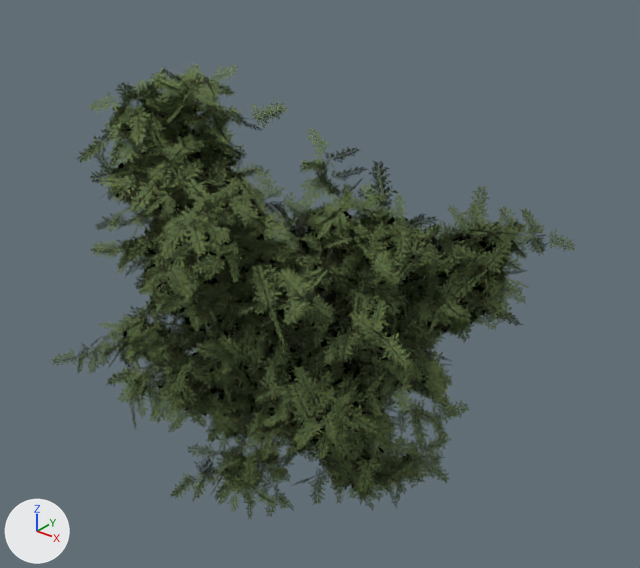
The glTF model godot/assets/models/willow_leaf.glb as it was, and as the next commit left it.
One viewpoint serves both versions: a camera (50 mm lens) standing at (12.06, -13.85, 16.59) and looking at (-0.05, 1.29, 7.2). The axes (+X, +Y, +Z) are drawn at lower left. The lights are the same throughout. The picture after the commit comes second.

Names of what the first picture shows: 'willow_a', 'willow_b'.
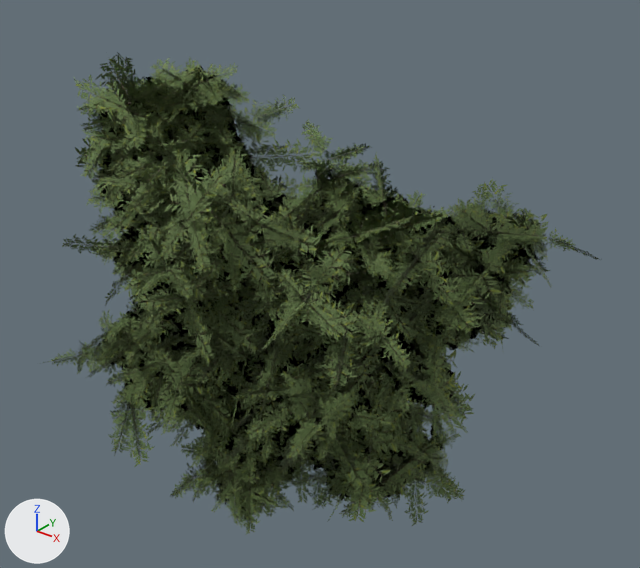
Location of each change, [x1, y1, x2, y2] in pixels of the pictures (640 x 568 px):
'willow_a_l2', added: after [62, 52, 600, 522]
'willow_a_l1', added: after [77, 58, 548, 526]
'willow_b_l1', added: after [43, 119, 534, 534]
'willow_b_l2', added: after [98, 174, 509, 528]

What changed in the scene script:
```text
Add me_willow_b_l2_l:
    me_willow_b_l2_l.from_pydata(...)  # 1360 vertices, 680 faces; spans x -6.13..4.41, y -3.51..5.53, z 1.12..10.86
    me_willow_b_l2_l.materials.append(mat_willow_twig)
Add me_willow_b_l1_l:
    me_willow_b_l1_l.from_pydata(...)  # 3464 vertices, 1732 faces; spans x -6.6..4.73, y -3.18..5.68, z 1.43..11.46
    me_willow_b_l1_l.materials.append(mat_willow_twig)
Add me_willow_a_l2_l:
    me_willow_a_l2_l.from_pydata(...)  # 2160 vertices, 1080 faces; spans x -7.15..5.97, y -3.77..5.53, z 1.51..13.43
    me_willow_a_l2_l.materials.append(mat_willow_twig)
Add me_willow_a_l1_l:
    me_willow_a_l1_l.from_pydata(...)  # 5096 vertices, 2548 faces; spans x -7.01..5.23, y -3.48..4.92, z 1.12..12.82
    me_willow_a_l1_l.materials.append(mat_willow_twig)
Add ob_willow_b_l2:
    ob_willow_b_l2 = bpy.data.objects.new('willow_b_l2', me_willow_b_l2_l)
    ob_willow_b_l2.location = (0.0, 0.0, 0.0)
Add ob_willow_b_l1:
    ob_willow_b_l1 = bpy.data.objects.new('willow_b_l1', me_willow_b_l1_l)
    ob_willow_b_l1.location = (0.0, 0.0, 0.0)
Add ob_willow_a_l2:
    ob_willow_a_l2 = bpy.data.objects.new('willow_a_l2', me_willow_a_l2_l)
    ob_willow_a_l2.location = (0.0, 0.0, 0.0)
Add ob_willow_a_l1:
    ob_willow_a_l1 = bpy.data.objects.new('willow_a_l1', me_willow_a_l1_l)
    ob_willow_a_l1.location = (0.0, 0.0, 0.0)
```
